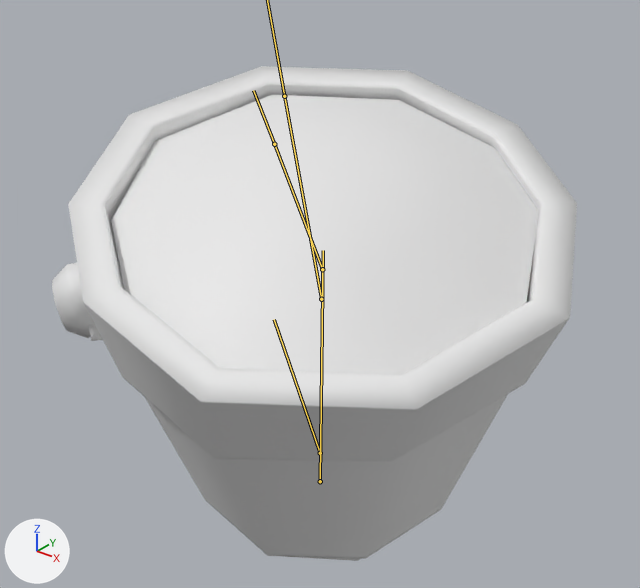
Two versions of the FBX model BBT_2017_UP/Assets/Art/Animation/LittlePeople/CharactersAndProps/Bucket03.fbx, one commit apart.
The view is the same before and after, from a 50 mm camera at (1.7374, -1.3859, 0.5498) aimed at (1.6071, -1.2231, 0.4488). The axes (+X, +Y, +Z) are drawn at lower left. The lights are the same throughout. Both versions are drawn at frame 1 of the action 'Bucket03|S31_01_Bucket03'; the numbers are the values there. The bones that bend it are drawn over the model as lines.

In view in the first picture: 'Bucket.008', 'Bucket.010', 'Bucket.011', 'Bucket_Top.002'.
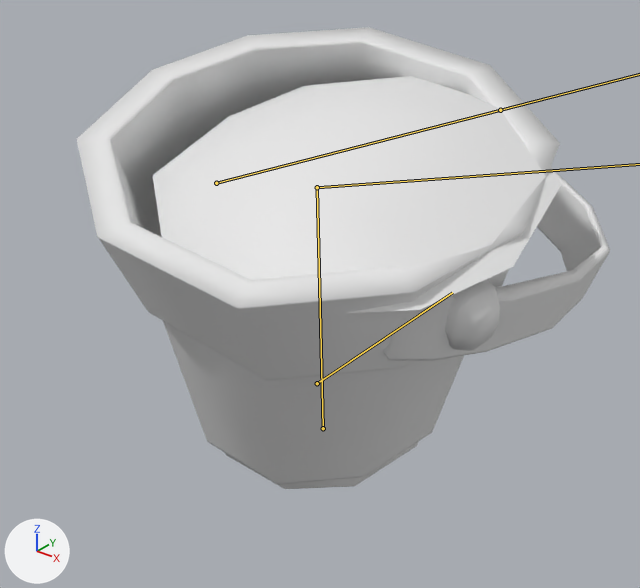
Pixel boxes (x1, y1, x2, y2) of what changed, in the pictures (640 x 588 px):
'Bucket.011', posed (7% shorter): before (68, 66, 577, 561); after (77, 27, 560, 489)
'Bucket.008', posed (15% shorter): before (111, 95, 538, 375); after (153, 76, 562, 313)
'Bucket_Top.002', posed: before (88, 325, 103, 341); after (383, 169, 610, 360)
'Bucket.010', posed (not visible afterwards): before (52, 262, 95, 338)
bone 'BoneRoot', root to tip: before (320, 453) to (274, 319); after (317, 383) to (452, 292)
bone 'BucketBase', root to tip: before (320, 481) to (323, 250); after (323, 428) to (317, 187)
bone 'Berries', root to tip: before (321, 299) to (284, 96); after (216, 183) to (500, 110)

The change in detail:
Bone 'BoneRoot' (bone_boneroot) moves from (-0.0798, -1.6023, 1.2763) to (-0.0614, -1.5936, 1.2735).
Bone 'BoneRoot' (bone_boneroot) turns from (-22, -17, -26) to (-74, -40, -49) degrees about its own x, y and z.
Bone 'BoneRoot' (bone_boneroot) is rescaled from (2.71, 2.71, 2.71) to (2.7, 2.7, 2.7).
Bone 'BucketBase' (bone_bucketbase) moves from (0.0, 0.0, 0.0) to (-0.0002, -0.0043, -0.0004).
Bone 'BucketBase' (bone_bucketbase) turns from (0, 0, 0) to (6, -1, 6) degrees about its own x, y and z.
Bone 'BucketTop' (bone_buckettop) moves from (0.0002, -0.0017, 0.0006) to (0.0, 0.0, 0.0).
Bone 'BucketTop' (bone_buckettop) turns from (-101, 31, 31) to (-94, 30, 30) degrees about its own x, y and z.
Bone 'Berries' (bone_berries) moves from (0.0035, -0.0004, 0.0017) to (-0.0028, 0.0053, 0.0012).
Bone 'Berries' (bone_berries) turns from (0, 0, 0) to (-7, -10, -3) degrees about its own x, y and z.
